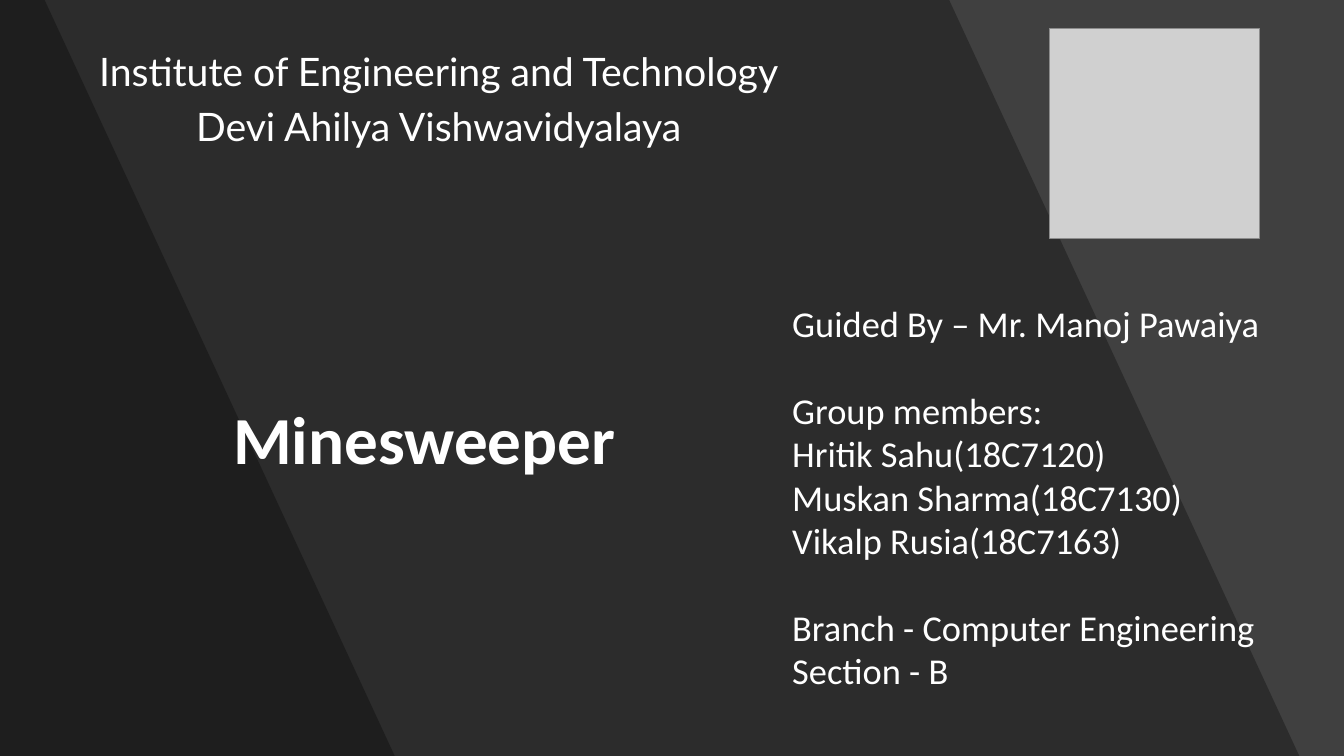
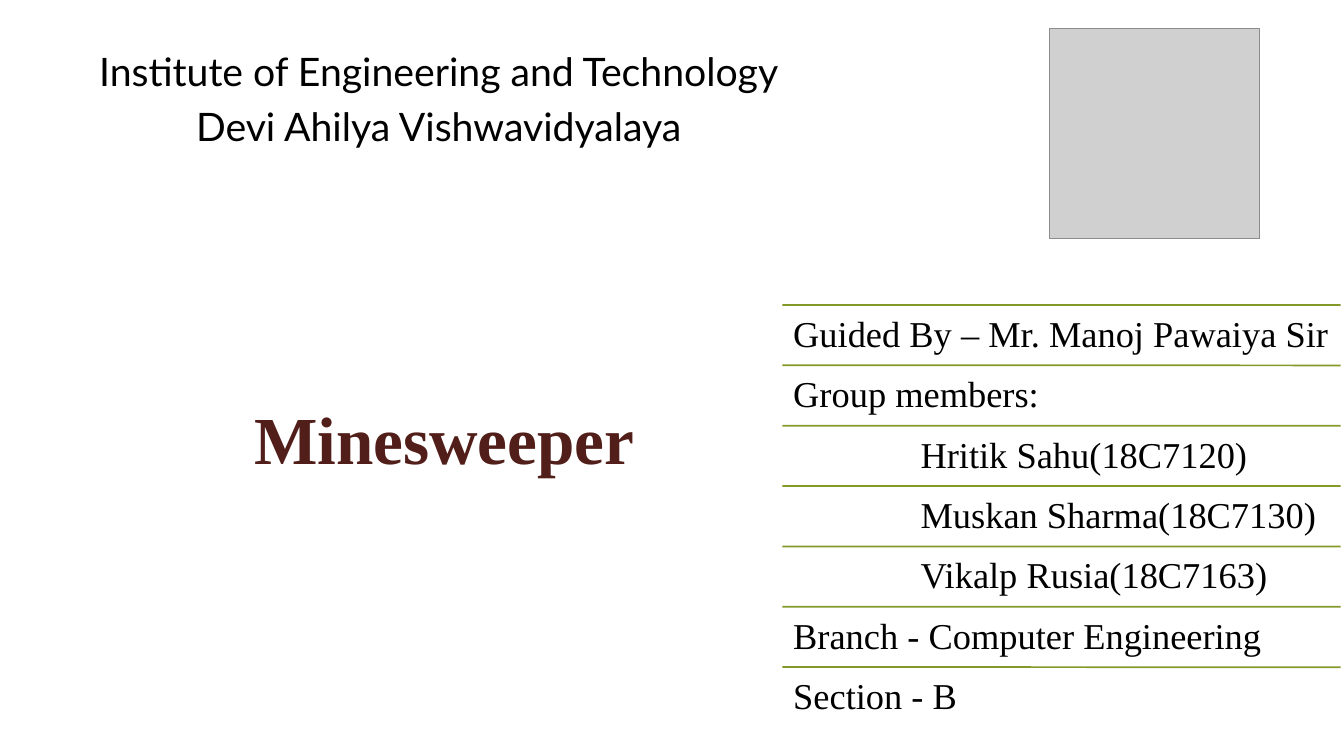
Before and after one commit to VikalpRusia/MineSweeper, a slide deck: slide 1 of documents/ppt/minesweeper_ppt.pptx. Drawn at 1344x756 pixels with LibreOffice and Linux fonts; fonts in the diff are those of the drawing; grey boxes stand for pictures; background and template pictures are left out. Boxes give left, top, right and bottom in pixels: in the first picture for what was removed or moved away, otherwise in the second. Text is boxed around its words. In the diff, an @@ line names an element or a change of style, - is before the commit and + after.

```diff
--- a/documents/ppt/minesweeper_ppt.pptx
+++ b/documents/ppt/minesweeper_ppt.pptx
@@ background #404040 to picture (left out) @@
@@ rectangle removed at bbox=[0, 0, 1344, 756] @@
@@ rectangle removed at bbox=[0, 0, 1344, 756] @@
@@ freeform shape removed at bbox=[0, 0, 1300, 756] @@
@@ freeform shape removed at bbox=[0, 0, 395, 756] @@
@@ text "Institute of Engineering and Technology" at bbox=[99, 57, 779, 148]: text colour #FFFFFF to #000000 @@
@@ text removed at bbox=[792, 311, 1259, 685] @@
-Guided By – Mr. Manoj Pawaiya
-Group members:
-Hritik Sahu(18C7120)
-Muskan Sharma(18C7130)
-Vikalp Rusia(18C7163)
-Branch - Computer Engineering
-Section - B
@@ text "Minesweeper" at bbox=[254, 417, 634, 477]: font Calibri to Times New Roman, text colour #FFFFFF to #511E19 @@
@@ group added at bbox=[782, 306, 1341, 710]: 7 lines, 7 texts @@
+Guided By – Mr. Manoj Pawaiya Sir
+Group members:
+Hritik Sahu(18C7120)
+Muskan Sharma(18C7130)
+Vikalp Rusia(18C7163)
+Branch - Computer Engineering
+Section - B
```
Also in this commit, not shown: 10 other slides changed, 6 slides added, 3 slides removed.
